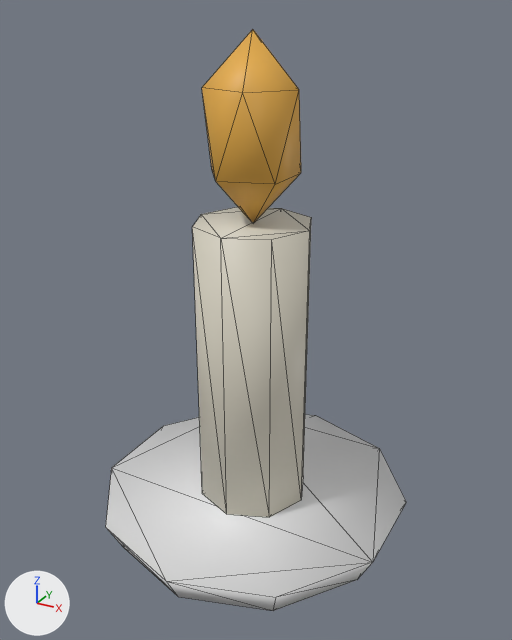
The glTF model assets/models/objects/candle_v0.glb, before and after one commit.
Before and after are seen from a camera (50 mm lens) standing at (0.189, -0.341, 0.311) and looking at (0.003, -0.003, 0.141). The lights are fixed; the arrows at lower left show +X, +Y and +Z. The picture after the commit comes second. Mesh edges are drawn as thin lines.

The scene before the commit, as lines of its bpy script (objects in view):
```python
me_candle_v0 = bpy.data.meshes.new('candle_v0')
me_candle_v0.from_pydata(...)  # a 10-sided cut cone along z (radius 0.09 at the low end, 0.1 at the high end) spanning x -0.095..0.095, y -0.1..0.1, z 0.0..0.02, material slot 0; an 8-sided cylinder along z spanning x -0.035..0.035, y -0.035..0.035, z 0.02..0.2, material slot 1; an icosphere of 20 faces spanning x -0.027..0.027, y -0.026..0.026, z 0.199..0.301, material slot 2
me_candle_v0.materials.append(mat_prop_copper)
me_candle_v0.materials.append(mat_prop_plain)
me_candle_v0.materials.append(mat_prop_plain_glow)
ob_candle_v0 = bpy.data.objects.new('candle_v0', me_candle_v0)
ob_candle_v0.location = (0.0, 0.0, 0.0)
```
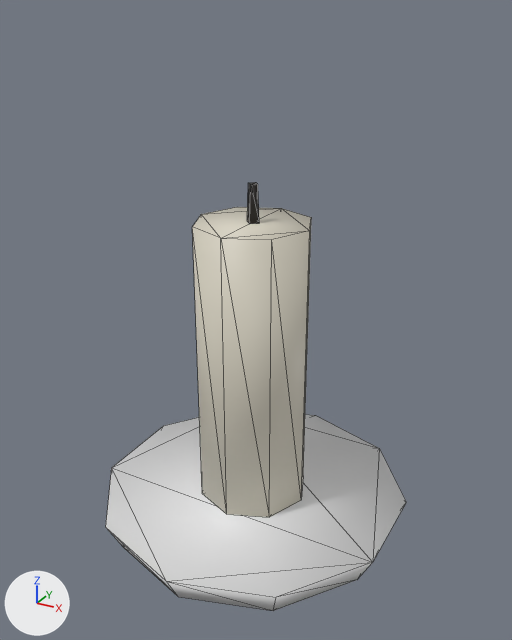
Where the change shows, as pixel boxes [x1, y1, x2, y2] in the pictures (512 x 640 px):
'candle_v0', reshaped (26% shorter)
    before: [106, 30, 406, 611]
    after: [106, 182, 406, 611]
part 1 of me_candle_v0, cut back
    before: [202, 30, 301, 223]
    after: [247, 182, 259, 224]

The change, as a diff of the scene's bpy script:
```diff
--- a/assets/models/objects/candle_v0.glb.py
+++ b/assets/models/objects/candle_v0.glb.py
@@ me_candle_v0 @@
 # used by ob_candle_v0; location = (0.0, 0.0, 0.0)
-me_candle_v0.from_pydata(...)  # 48 vertices, 84 faces; spans x -0.095..0.095, y -0.1..0.1, z 0.0..0.301
+me_candle_v0.from_pydata(...)  # 44 vertices, 76 faces; spans x -0.095..0.095, y -0.1..0.1, z 0.0..0.222
+# me_candle_v0 part 1
+# 8 vertices are removed from x -0.027..0.027, y -0.016..0.026, z 0.227..0.301
+# 20 faces are deleted
+# 4 vertices move from x -0.008..0.022, y -0.026..0.0, z 0.199..0.273 to x -0.004..0.004, y -0.004..0.0, z 0.2..0.222
+# 4 vertices are added at (-0.003, 0.0, 0.222), (0.0, 0.004, 0.2), (0.0, 0.003, 0.222), (0.003, 0.0, 0.222)
+# 12 new faces join them, mat_prop_plain
 me_candle_v0.materials.append(mat_prop_copper)
 me_candle_v0.materials.append(mat_prop_plain)
-me_candle_v0.materials.append(mat_prop_plain_glow)
```
